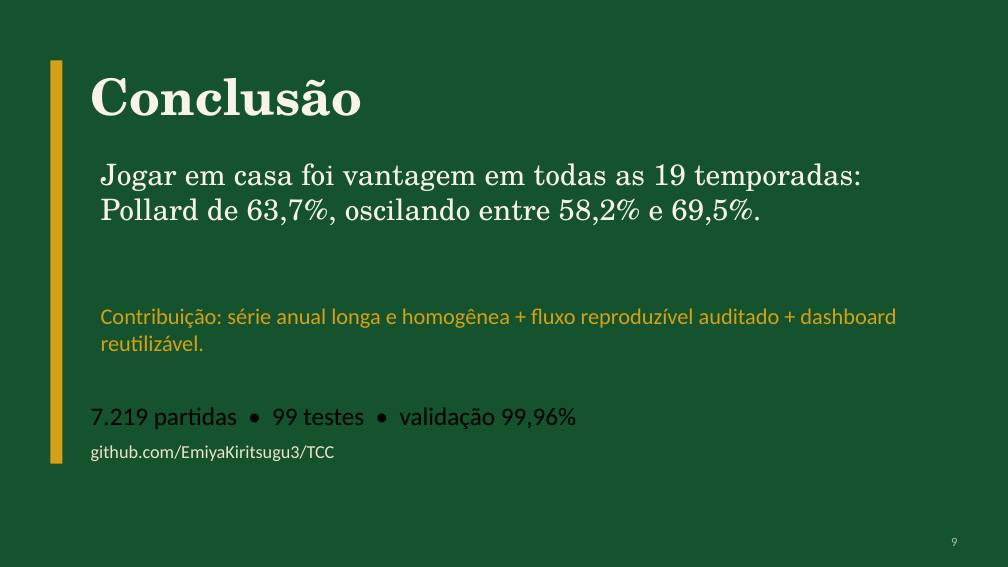
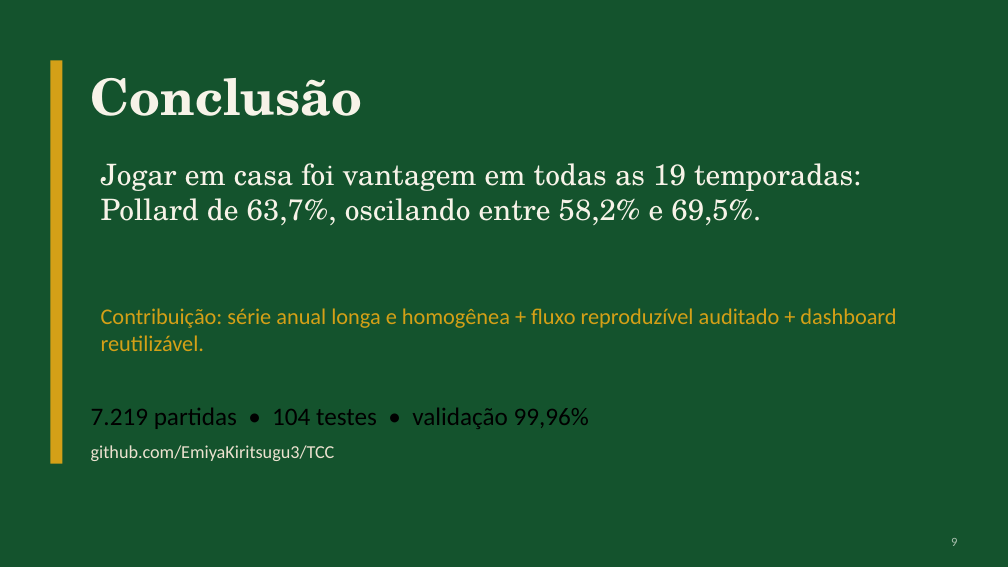
Before and after one commit to EmiyaKiritsugu3/TCC, a slide deck: slide 9 of apresentacao/apresentacao_tcc.pptx. Drawn at 1008x567 pixels with LibreOffice and Linux fonts; fonts in the diff are those of the drawing. Boxes give left, top, right and bottom in pixels: in the first picture for what was removed or moved away, otherwise in the second. Text is boxed around its words. In the diff, an @@ line names an element or a change of style, - is before the commit and + after.

Commit message:
feat: adiciona matriz de correlacao equipe-temporada e partida

```diff
--- a/apresentacao/apresentacao_tcc.pptx
+++ b/apresentacao/apresentacao_tcc.pptx
@@ text at bbox=[91, 407, 589, 429]: text changed @@
-7.219 partidas • 99 testes • validação 99,96%
+7.219 partidas • 104 testes • validação 99,96%
```
Also in this commit, not shown: 29 other files.
